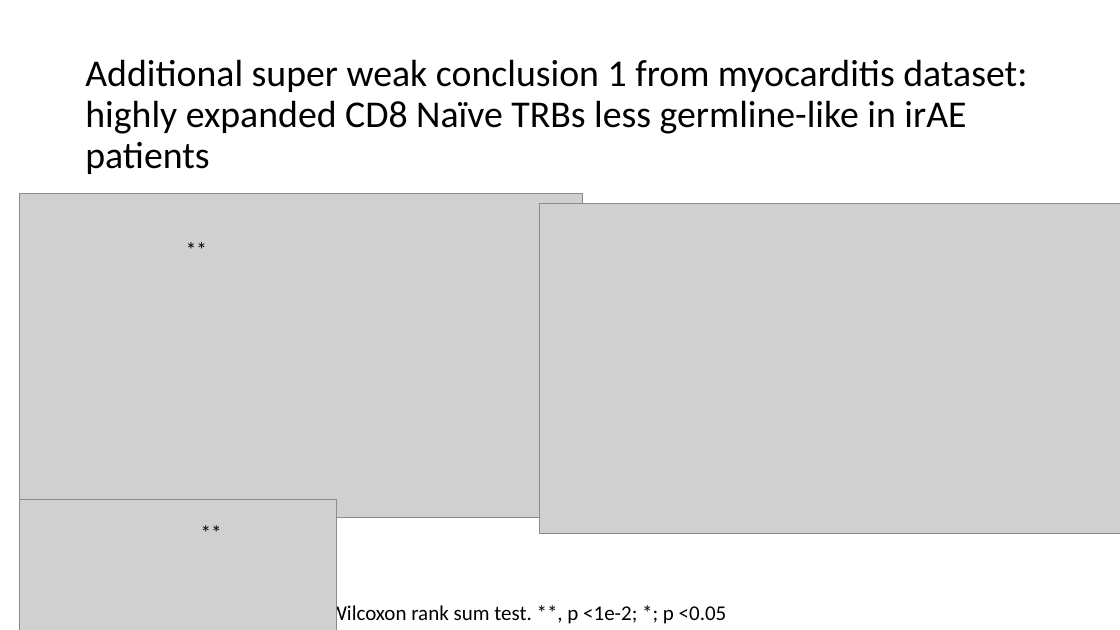
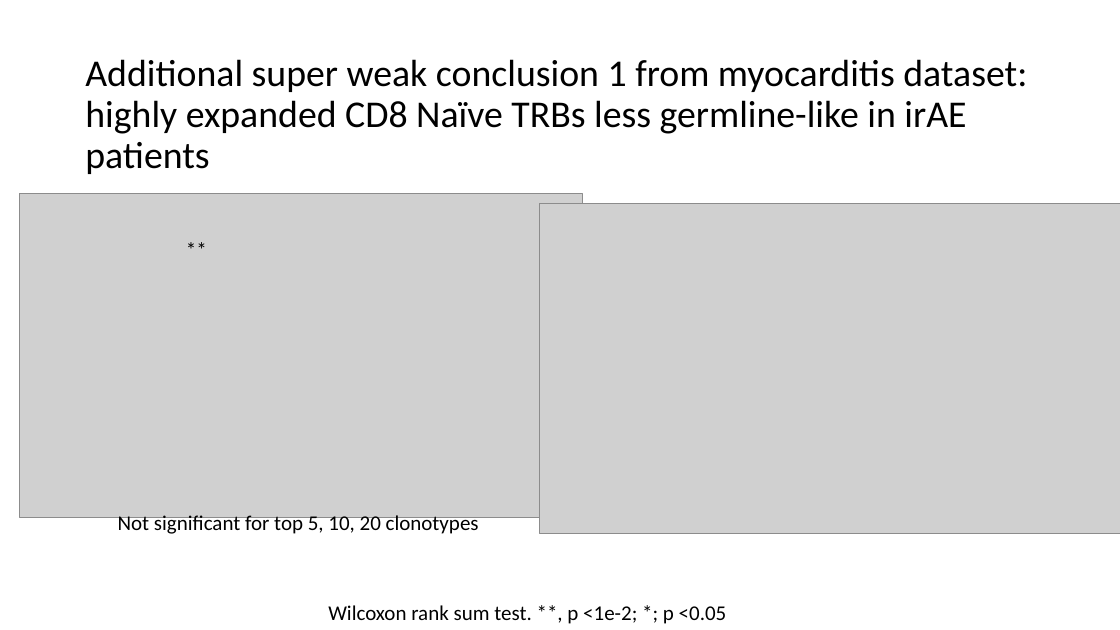
Before and after one commit to tybottorff/bottorffdocs, a slide deck: slide 12 of linsley_postdoc/presentations/weekly_meetings/1_4_24.pptx (slide 11 before the commit). Drawn at 1120x630 pixels with LibreOffice and Linux fonts; fonts in the diff are those of the drawing; grey boxes stand for pictures. Boxes give left, top, right and bottom in pixels: in the first picture for what was removed or moved away, otherwise in the second. Text is boxed around its words. In the diff, an @@ line names an element or a change of style, - is before the commit and + after.

```diff
--- a/linsley_postdoc/presentations/weekly_meetings/1_4_24.pptx
+++ b/linsley_postdoc/presentations/weekly_meetings/1_4_24.pptx
@@ picture removed at (19, 500, 336, 630) @@
@@ text added at (118, 512, 479, 536), 18 pt, text #000000 @@
+Not significant for top 5, 10, 20 clonotypes
@@ text removed at (192, 515, 230, 549) @@
-**
```
Also in this commit, not shown: 9 other slides changed, 4 slides added, 3 slides removed.
